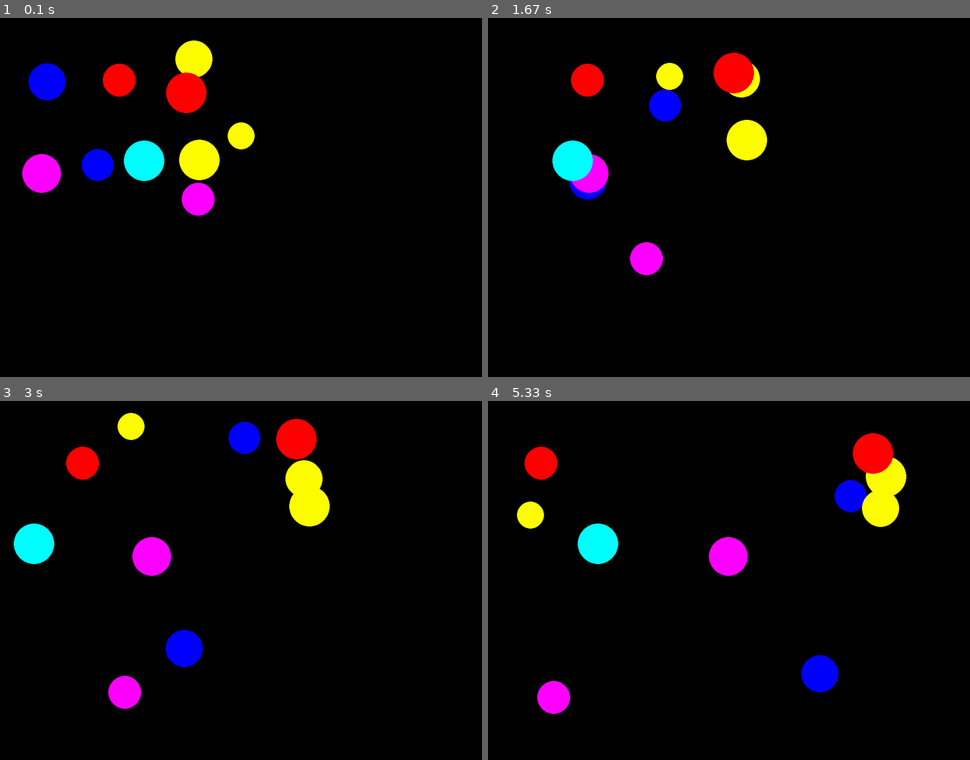
Above: before the commit, frames 1-4 (two rows, left to right).
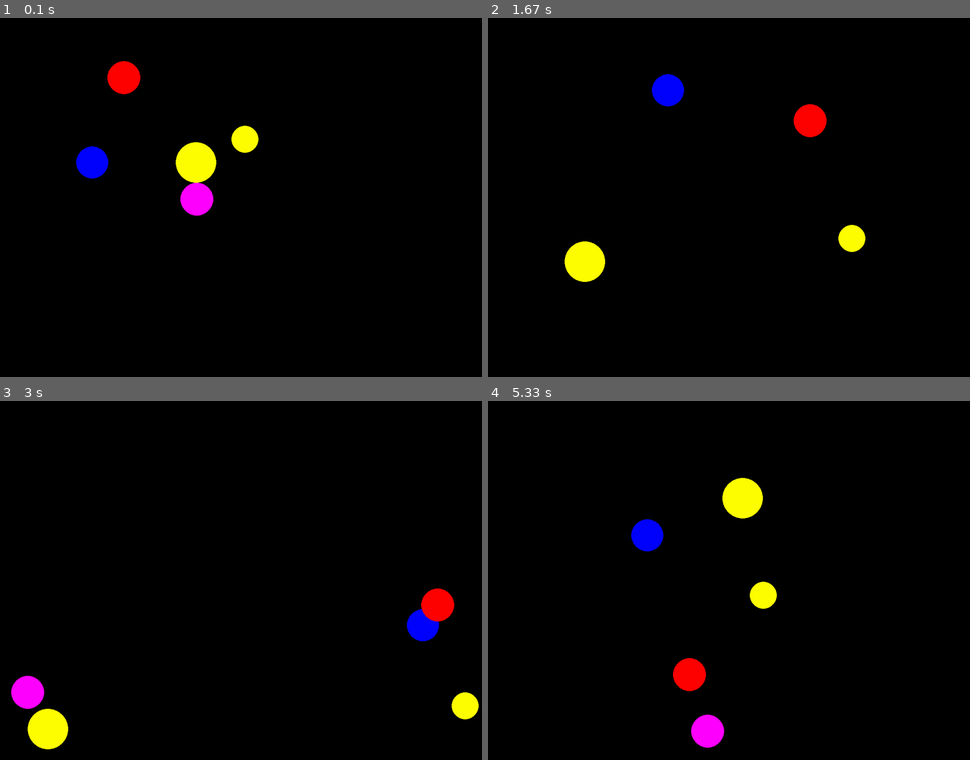
Above: after the commit, the same moments.

Repository: babichevko/proga_babichev_2021
Game: pygame game, started from поймайшарик.py
Same seed, same stepped clock (60 frames per second), same inputs: the game is played once before the commit and once after it.
Inputs (mouse positions are in pixels of both pictures, inside the frame that each line leads up to):
- Up to frame 1 (0.1 s): no input
- Up to frame 2 (1.67 s): click (729, 197) at 0.38 s
- Up to frame 3 (3 s): no input
- Up to frame 4 (5.33 s): no input

The runs differ from the first frame. In frame 1, 4.4% of the frame differs, in the area x 4-54%, y 6-56%; in frame 2, 6.3%; in frame 3, 8.4%, in the area x 2-100%, y 3-98%; in frame 4, 8.4%.

Commit message:
случайное отражение от стенок есть, как и ограничение скорости шаров,  продолжаю работу

Diff:
--- a/поймайшарик.py
+++ b/поймайшарик.py
@@ -17,34 +17,48 @@
 
 global chislo_ochkov
 chislo_ochkov = 0
+
+"Массивы для параметров шаров и их скоростей"
 balls = []
 v=[]
 
-for i in range(randint(6, 12)):
+"Функция создания параметров нового шара"
+def new_ball():
     x = randint(100, 700)
     y = randint(100, 500)
     r = randint(30, 50)
     color = COLORS[randint(0, 5)]
     balls.append([color, x, y, r])
-for i in range(len(balls)):
-    vx = randint(-5, 5)
-    vy = randint(-5, 5)
+
+"Функция отрисовки нового шара"
+def draw_ball(color, x, y, r):
+    circle(screen, color, (x, y), r)
+
+"Функция присваивания скорости новому шару"
+def ball_speed():
+    vx = randint(-10, 10)
+    vy = randint(-10, 10)
     v.append([vx, vy])
 
-def new_ball(color, x, y, r):
-    circle(screen, color, (x, y), r)
-
+"Функция проверки попадания игрока по шару"
 def proverka_najatia(coordinaty_najatiya, coordinata_kruga_x, coordinata_kruga_y, radius_kruga):
     global najal
     najal = False
     coordinata_najatiya_x = coordinaty_najatiya[0]
     coordinata_najatiya_y = coordinaty_najatiya[1]
 
-    #проверка попадания в шарик по теореме Пифагора
-    cvadrat_rasstoiania = (coordinata_kruga_x - coordinata_najatiya_x) ** 2 + (coordinata_kruga_y - coordinata_najatiya_y) ** 2
+    # проверка попадания в шарик по теореме Пифагора
+    cvadrat_rasstoiania = (coordinata_kruga_x - coordinata_najatiya_x) ** 2 + (
+                coordinata_kruga_y - coordinata_najatiya_y) ** 2
     if cvadrat_rasstoiania < radius_kruga ** 2:
         najal = True
         print('молодец!')
+
+"Создаём изначально несколько шаров"
+for i in range(5, 10):
+    new_ball()
+for i in range(len(balls)):
+    ball_speed()
 
 pygame.display.update()
 
@@ -61,27 +75,44 @@
             if event.button == 1:
                 for i in range(len(balls)):
                     proverka_najatia(event.pos, balls[i][1], balls[i][2], balls[i][3])
+                    "Если попали по шару - удаляем его, делаем новый, счёт увеличивается"
                     if najal == True:
-                        x = randint(100, 700)
-                        y = randint(100, 500)
-                        r = randint(30, 50)
-                        color = COLORS[randint(0, 5)]
-                        balls[i] = [color, x, y, r]
-                        vx = randint(-5, 5)
-                        vy = randint(-5, 5)
-                        v[i] = [vx, vy]
+                        new_ball()
+                        #Заменяем старый шар на новый
+                        balls[i] = balls[len(balls)-1]
+                        balls.pop(len(balls)-1)
+                        #Заменяем скорость старого шара на скорость нового
+                        ball_speed()
+                        v[i] = v[len(v) - 1]
+                        v.pop(len(v) - 1)
                         chislo_ochkov+=1
+    #Рисуем шары
     for i in range(len(balls)):
             color, x, y, r = balls[i]
-            new_ball(color, x, y, r)
+            draw_ball(color, x, y, r)
+
+    "Изменение положения шаров"
     for i in range(len(balls)):
         balls[i][1] += v[i][0]
         balls[i][2] += v[i][1]
 
+        "Отражение шаров от стенок"
         if balls[i][1] - 2 * balls[i][3] < 0 or balls[i][1] + 2 * balls[i][3] > 1200:
-            v[i][0] = -v[i][0]
+            k = randint(5, 17)
+            v[i][0] = -k * v[i][0] / 10
+            "Ограничим скорость шариков"
+            if v[i][0] < -30:
+                v[i][0] = -5
+            if v[i][0] > 30:
+                v[i][0] = 5
         if balls[i][2] - 2 * balls[i][3] < 0 or balls[i][2] + 2 * balls[i][3] > 900:
-            v[i][1] = -v[i][1]
+            t = randint(5, 17)
+            v[i][1] = -t * v[i][1] / 10
+            "Ограничим скорость шариков"
+            if v[i][1] < -30:
+                v[i][1] = -5
+            if v[i][1] > 30:
+                v[i][1] = 5
 
     pygame.display.update()
 
